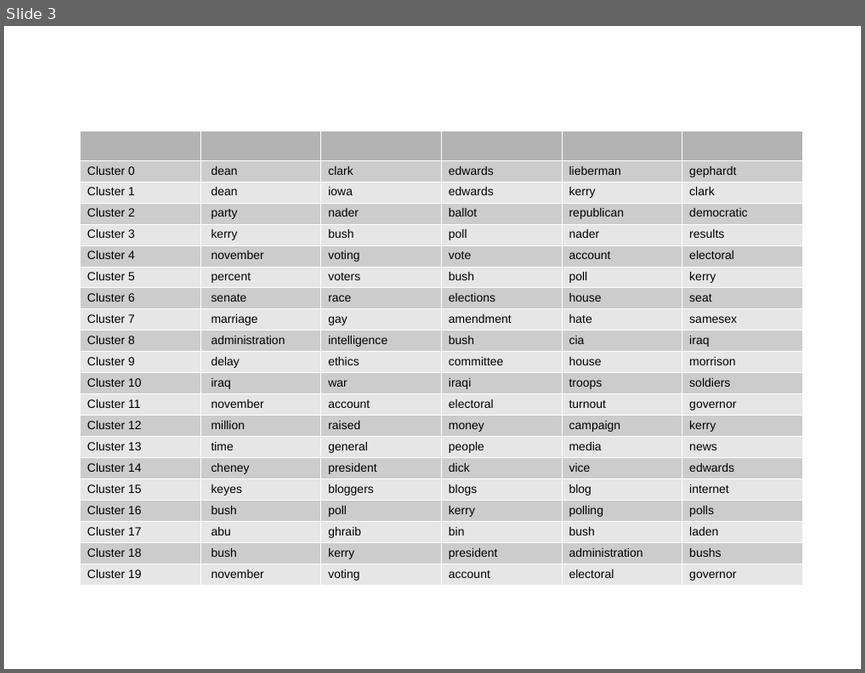
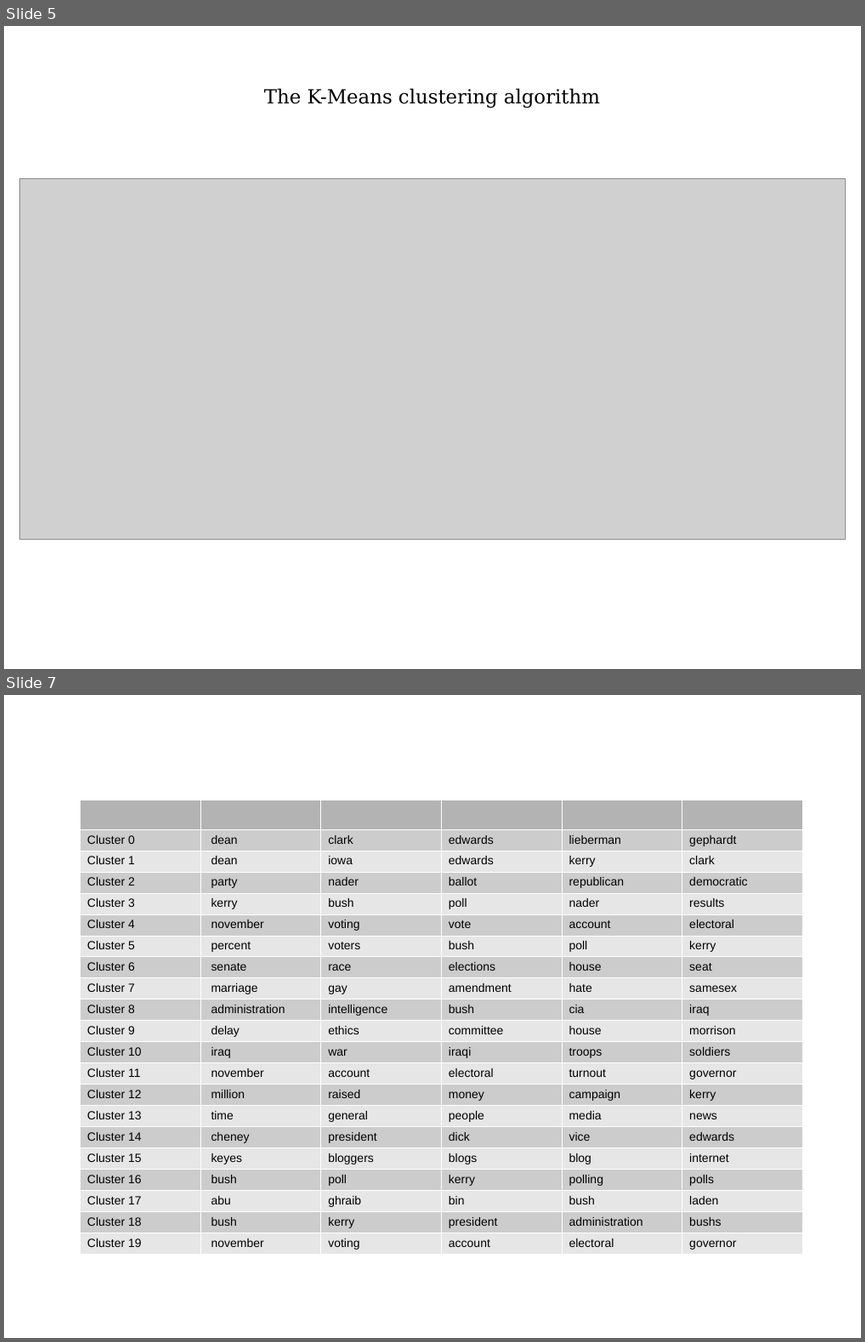
Before and after one commit to vitalv/doc-clustering-topic-modeling, a slide deck: doc-clustering-topic-modeling.odp. Shown one above the other, each under a label of ours: slide 3 before the commit, slides 5 and 7 after it; the slides between them are not shown. The pictures are 865x673 and 865x1342 pixels, drawn with LibreOffice and Linux fonts; fonts in the diff are those of the drawing; grey boxes stand for pictures. Boxes give left, top, right and bottom in pixels: in the first picture for what was removed or moved away, otherwise in the second. Text is boxed around its words. In the diff, an @@ line names an element or a change of style, - is before the commit and + after.

```diff
--- a/doc-clustering-topic-modeling.odp
+++ b/doc-clustering-topic-modeling.odp
@@ slide 5 added at bbox=[4, 26, 861, 669], background #FFFFFF @@
@@ text added at bbox=[264, 88, 600, 108], 18 pt, text #000000 @@
+The K-Means clustering algorithm
@@ picture added at bbox=[20, 178, 846, 539] @@
@@ what was slide 3 is now slide 7 @@
```
Also in this commit, not shown: 5 other slides added, 2 slides removed.
